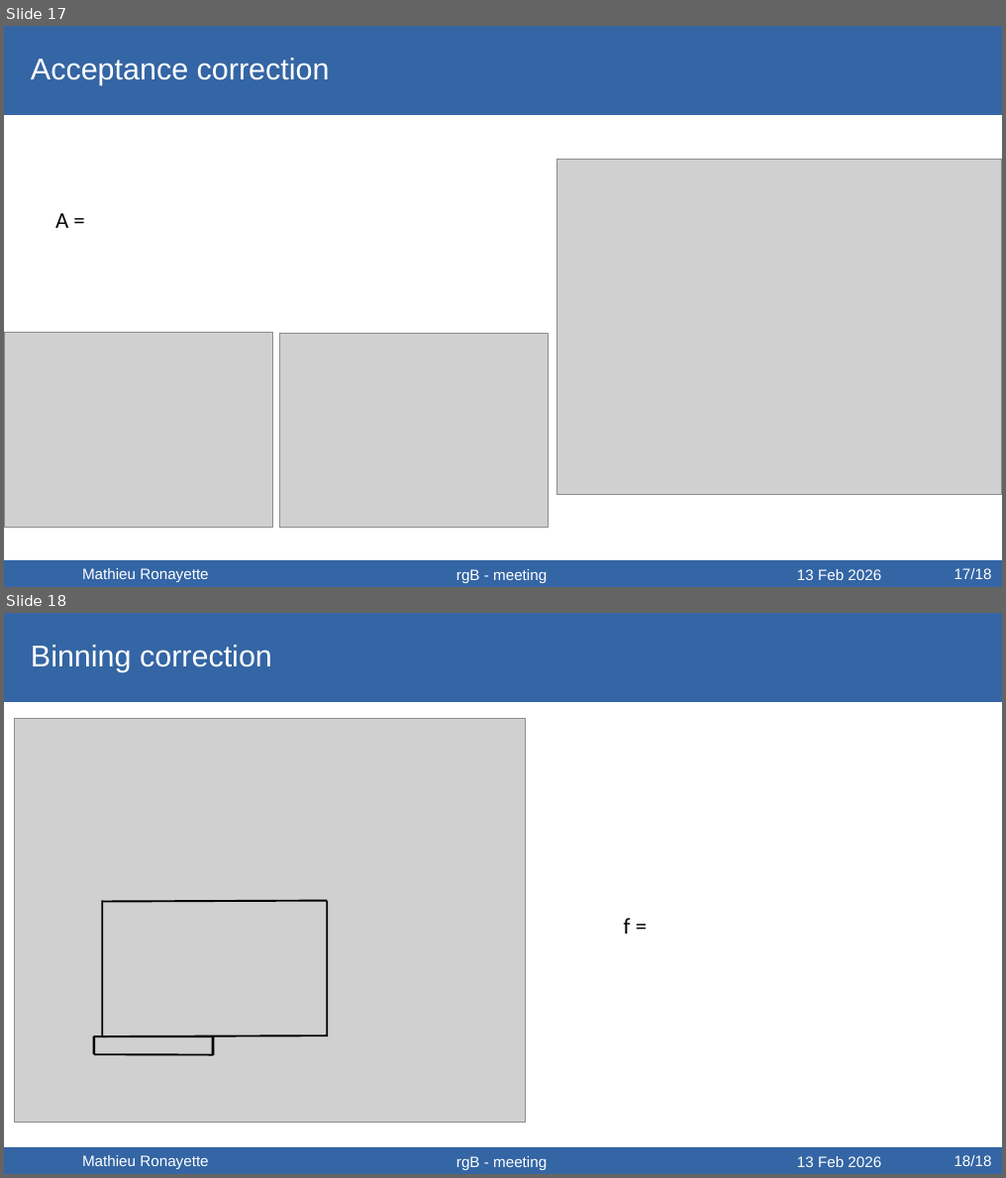
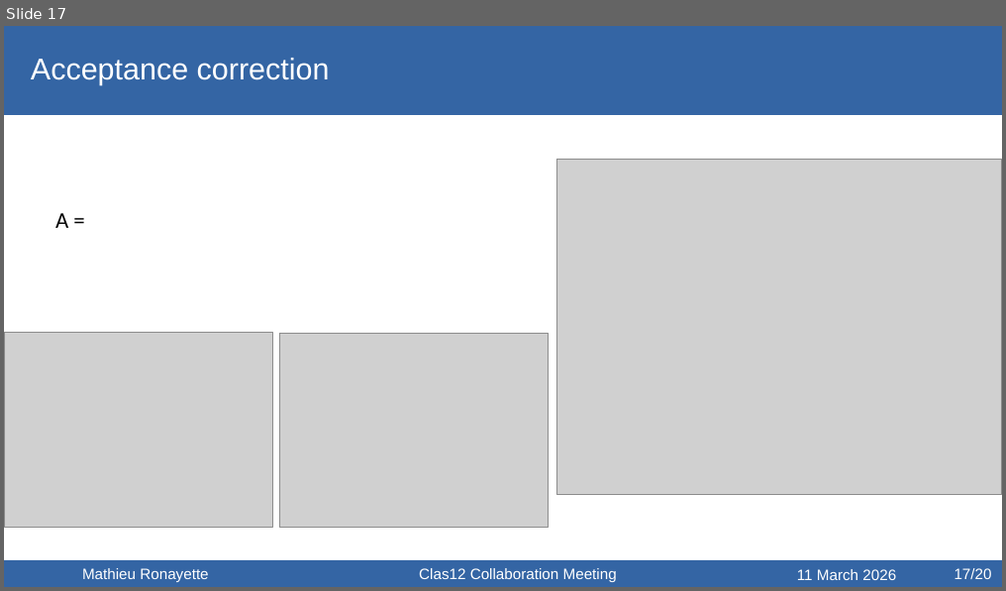
Before and after one commit to mathieuryt/phi_analysis, a slide deck: electroproduction/presentations/ClasMeeting_ronayette.odp. Shown one above the other, each under a label of ours: slides 17 and 18 before the commit, slide 17 after it. The pictures are 1006x1178 and 1006x591 pixels, drawn with LibreOffice and Linux fonts; fonts in the diff are those of the drawing; grey boxes stand for pictures. Boxes give left, top, right and bottom in pixels: in the first picture for what was removed or moved away, otherwise in the second. Text is boxed around its words. In the diff, an @@ line names an element or a change of style, - is before the commit and + after.

```diff
--- a/electroproduction/presentations/ClasMeeting_ronayette.odp
+++ b/electroproduction/presentations/ClasMeeting_ronayette.odp
@@ slide 18 removed at [4,613,1002,1174], background #FFFFFF @@
@@ freeform shape removed at [4,613,1002,702] @@
@@ text removed at [31,645,272,672] @@
-Binning correction
@@ picture removed at [14,719,526,1123] @@
@@ line removed from (103, 1037) to (103, 901) @@
@@ line removed from (103, 902) to (328, 901) @@
@@ line removed from (328, 1037) to (328, 901) @@
@@ text removed at [624,918,631,934] @@
-f =
@@ line removed from (94, 1037) to (94, 1055) @@
@@ line removed from (94, 1037) to (213, 1037) @@
@@ line removed from (94, 1055) to (213, 1055) @@
@@ line removed from (103, 1037) to (328, 1036) @@
@@ line removed from (213, 1037) to (213, 1056) @@
@@ freeform shape removed at [4,1149,1002,1174] @@
@@ text removed at [82,1156,208,1169] @@
-Mathieu Ronayette
@@ text removed at [456,1157,547,1170] @@
-rgB - meeting
@@ text removed at [797,1157,881,1167] @@
-13 Feb 2026
@@ text removed at [954,1156,992,1166] @@
-18/18
@@ slide 17 changed as well @@
@@ text at [419,569,617,582]: text changed @@
-rgB - meeting
+Clas12 Collaboration Meeting
@@ text at [797,570,896,580]: text changed @@
-13 Feb 2026
+11 March 2026
@@ text at [954,569,992,579]: text changed @@
-17/18
+17/20
```
Also in this commit, not shown: 21 other slides changed, 20 slides added, 1 other slide removed, 17 other files.
